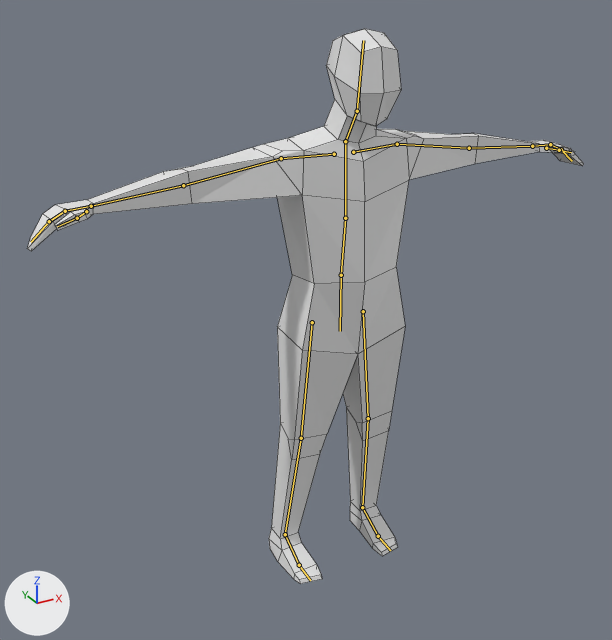
The Blender file Assets/human.blend: old version first, new version second.
Before and after are seen from a 50 mm camera at (-1.28, -2.139, 1.978) aimed at (-0.092, 0.021, 0.898). Every picture has the same lights, and +X, +Y and +Z are marked at lower left. The first picture is the older version. The bones that bend it are drawn over the model as lines. Mesh edges are drawn as thin lines.

In view in the first picture: 'Human.001'.
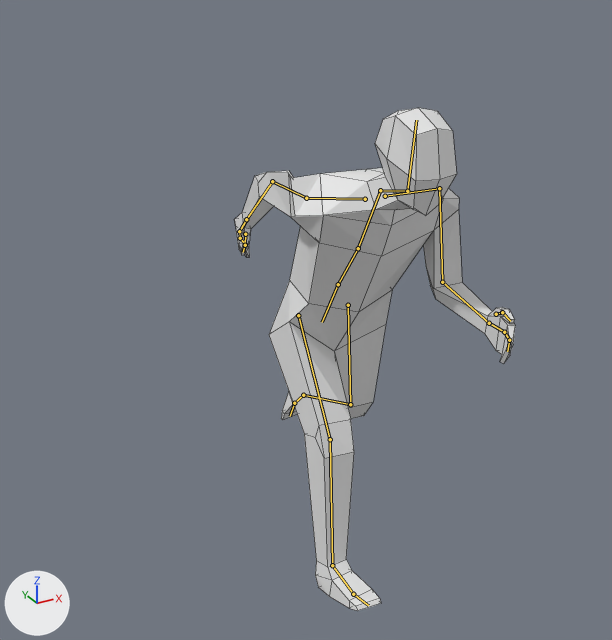
The newer file adds an action. The first version stands in its rest pose; the second is drawn at frame 9 of the action 'Run'.

Pixel boxes [x1, y1, x2, y2] of what changed, in the pictures (612 x 640 px):
'Human.001', posed (49% narrower, 9% shorter): before [27, 29, 584, 584]; after [234, 108, 515, 611]
bone 'Neck', root to tip: before (345, 141) to (357, 111); after (380, 190) to (407, 191)
bone 'Head', root to tip: before (357, 111) to (363, 40); after (407, 191) to (416, 120)
bone 'collar.l', root to tip: before (353, 152) to (397, 144); after (385, 196) to (439, 188)
bone 'upperarm.l', root to tip: before (397, 144) to (469, 148); after (439, 188) to (442, 282)
bone 'lowerarm.l', root to tip: before (469, 148) to (532, 146); after (442, 282) to (489, 323)
bone 'collar.r', root to tip: before (334, 154) to (281, 158); after (365, 199) to (306, 198)
bone 'upperarm.r', root to tip: before (281, 158) to (183, 185); after (306, 198) to (272, 181)
bone 'lowerarm.r', root to tip: before (183, 185) to (91, 206); after (272, 181) to (246, 219)
bone 'foot.l', root to tip: before (362, 507) to (378, 536); after (303, 395) to (294, 403)
bone 'toe.l', root to tip: before (378, 536) to (390, 550); after (294, 403) to (290, 416)
bone 'foot.r', root to tip: before (285, 534) to (299, 565); after (332, 565) to (353, 594)

The edits, one by one:
Bone 'base' (bone_base) moves from (0.0, 0.0, 0.0) to (0.0, 0.002, -0.044).
Bone 'base' (bone_base) turns from (0, 0, 0) to (30, 0, 0) degrees about its own x, y and z.
Bone 'Neck' (bone_neck) turns from (0, 0, 0) to (17, 6, -5) degrees about its own x, y and z.
Bone 'Head' (bone_head) turns from (0, 0, 0) to (-48, -6, 4) degrees about its own x, y and z.
Bone 'collar.l' (bone_collar_l) turns from (0, 0, 0) to (-16, -2, -8) degrees about its own x, y and z.
Bone 'upperarm.l' (bone_upperarm_l) turns from (0, 0, 0) to (-26, -2, 77) degrees about its own x, y and z.
Bone 'lowerarm.l' (bone_lowerarm_l) turns from (0, 0, 0) to (-81, -9, 11) degrees about its own x, y and z.
Bone 'collar.r' (bone_collar_r) turns from (0, 0, 0) to (-8, 0, 12) degrees about its own x, y and z.
Bone 'upperarm.r' (bone_upperarm_r) turns from (0, 0, 0) to (25, -30, -89) degrees about its own x, y and z.
Bone 'lowerarm.r' (bone_lowerarm_r) turns from (0, 0, 0) to (-15, 2, -29) degrees about its own x, y and z.
Bone 'foot.l' (bone_foot_l) turns from (0, 0, 0) to (-49, 4, -1) degrees about its own x, y and z.
Bone 'toe.l' (bone_toe_l) turns from (0, 0, 0) to (2, -7, -4) degrees about its own x, y and z.
Bone 'foot.r' (bone_foot_r) turns from (0, 0, 0) to (-2, 0, 0) degrees about its own x, y and z.
Bone 'ikleg.l' (bone_ikleg_l) moves from (0.0, 0.0, 0.0) to (-0.011, -0.025, -0.524).
Bone 'ikleg.l' (bone_ikleg_l) turns from (0, 0, 0) to (-80, 1, 1) degrees about its own x, y and z.
Bone 'ikleg.r' (bone_ikleg_r) moves from (0.0, 0.0, 0.0) to (-0.005, -0.239, 0.249).
